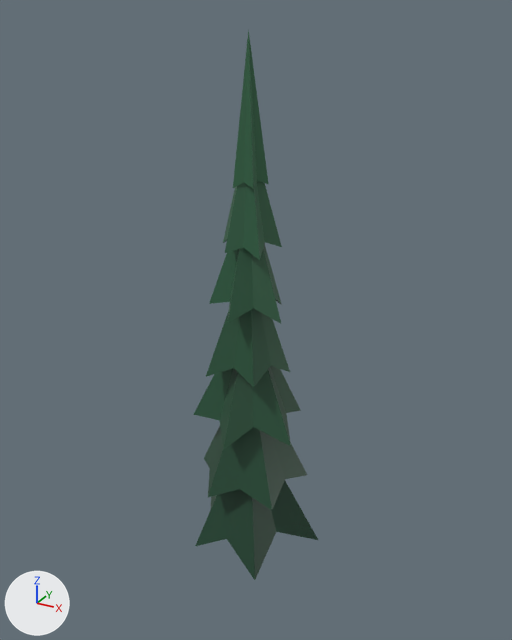
Two versions of the glTF model src/assets/models/spruce_b.glb, one commit apart.
Camera for both pictures: a 50 mm camera at (6.5, -11.56, 11.93) aimed at (0.04, 0.2, 6.05). The lights are fixed; the arrows at lower left show +X, +Y and +Z. The picture after the commit comes second. Vertices at exactly the same position are counted once.

In view in the first picture: 'spruce_b'.
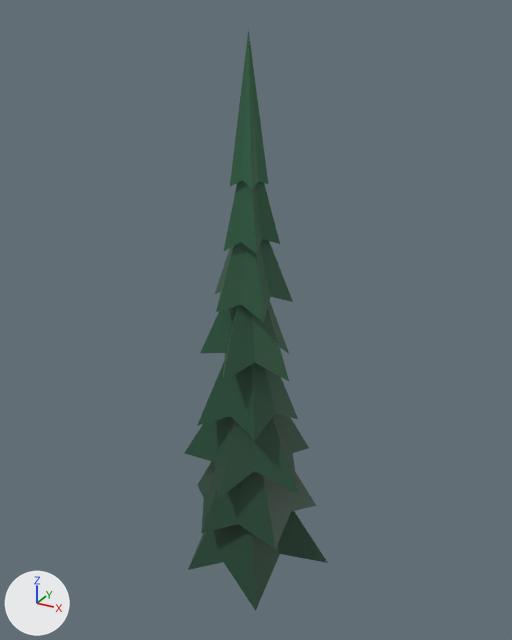
Changed parts and their boxes [x1, y1, x2, y2] in the pictures (512 x 640 px; the box of a moved part takes in the faces that stretch with it):
'spruce_b', reshaped (14% wider): before [193, 29, 318, 580]; after [185, 29, 328, 611]
part 1 of me_spruce_b, rebuilt: before [206, 308, 290, 387]; after [200, 301, 289, 381]
part 2 of me_spruce_b, rebuilt (11% shorter): before [195, 481, 318, 580]; after [197, 461, 316, 549]
part 3 of me_spruce_b, rebuilt (6% narrower, 7% shorter): before [193, 366, 301, 450]; after [197, 363, 298, 441]
part 4 of me_spruce_b, rebuilt (20% wider): before [204, 426, 307, 510]; after [185, 413, 309, 498]
part 5 of me_spruce_b, reshaped (green): after [188, 511, 328, 611]
part 6 of me_spruce_b, moved or reshaped: before [209, 29, 282, 324]; after [215, 29, 293, 322]

The change in detail:
me_spruce_b is used by ob_spruce_b; location (0.0, 0.0, 0.0).
me_spruce_b had 94 vertices, 150 faces and spanned x -1.44..1.56, y -1.34..1.5, z 0.0..11.6.
me_spruce_b now has 106 vertices, 170 faces and spans x -1.65..1.79, y -1.53..1.72, z 0.0..11.6.
me_spruce_b part 1: the loose piece of 12 vertices spanning x -0.98..0.83, y -0.77..1.08, z 5.0..7.6 is rebuilt with 12 vertices and now spans x -1.01..1.09, y -1.14..0.81, z 5.13..7.7.
me_spruce_b part 2: the loose piece of 12 vertices spanning x -1.44..1.56, y -1.34..1.5, z 0.69..3.8 is rebuilt with 12 vertices and now spans x -1.51..1.29, y -1.3..1.54, z 1.34..4.3.
me_spruce_b part 3: the loose piece of 12 vertices spanning x -1.22..1.2, y -1.09..0.99, z 3.61..6.4 is rebuilt with 12 vertices and now spans x -1.2..1.02, y -0.95..1.32, z 3.89..6.55.
me_spruce_b part 4: the loose piece of 12 vertices spanning x -1.29..1.1, y -1.1..1.31, z 2.21..5.1 is rebuilt with 12 vertices and now spans x -1.47..1.44, y -1.31..1.19, z 2.53..5.4.
Part 5, on me_spruce_b:
5 vertices are removed from x -0.08..0.1, y -0.09..0.1, z 2.8.
10 faces are deleted.
17 vertices are added at x -1.65..1.79, y -1.53..1.72, z 0.06..3.15.
30 new faces join them.
Part 6, on me_spruce_b:
32 vertices are removed from x -0.79..0.85, y -0.89..0.63, z 6.31..9.02.
60 faces are deleted.
32 vertices are added at x -0.89..0.76, y -0.75..0.75, z 6.41..9.03.
60 new faces join them.
